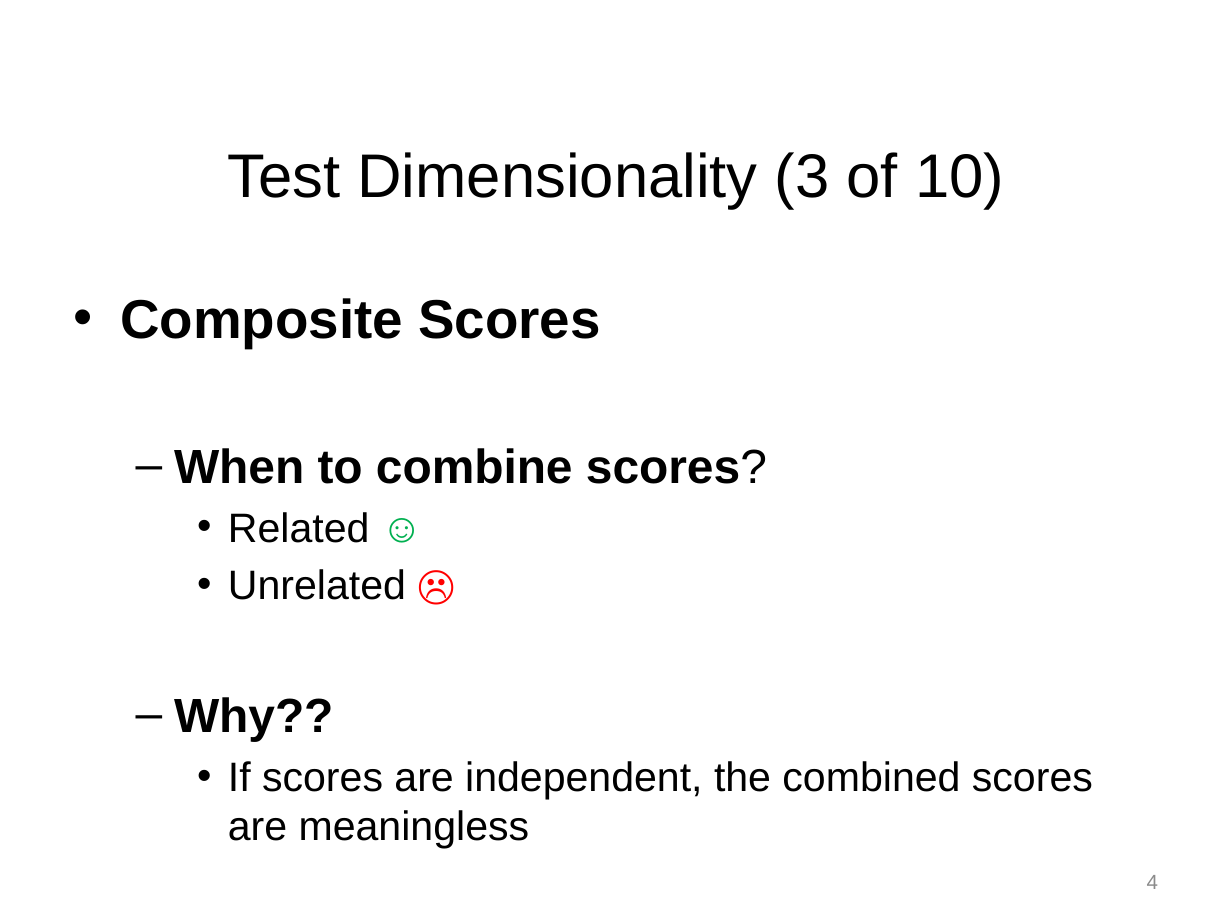
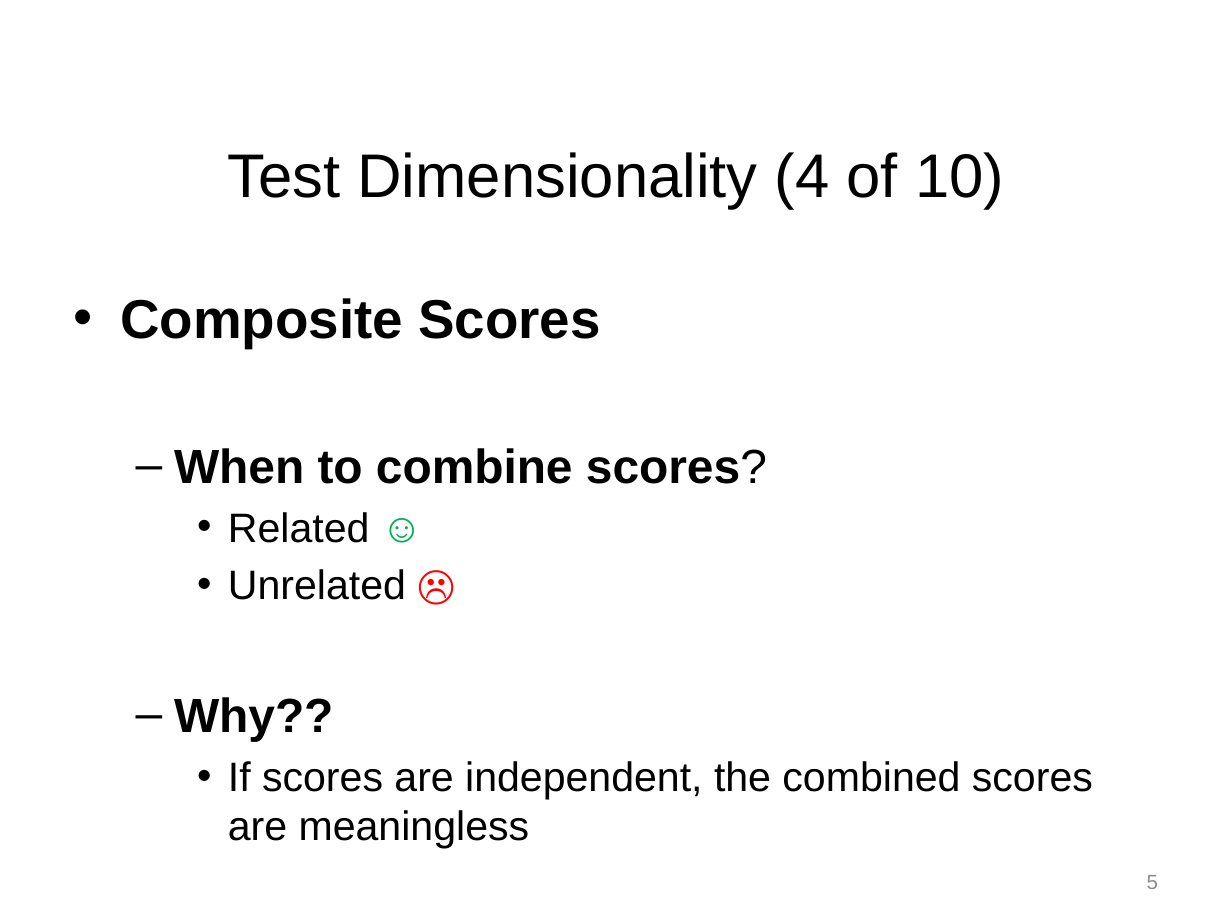
Before and after one commit to npm27/Teaching-Materials, a slide deck: slide 5 of Tests and Eval/Slides/4 Chapter 4 Part 1.pptx (slide 4 before the commit). Drawn at 1232x924 pixels with LibreOffice and Linux fonts; fonts in the diff are those of the drawing. Boxes give left, top, right and bottom in pixels: in the first picture for what was removed or moved away, otherwise in the second. Text is boxed around its words. In the diff, an @@ line names an element or a change of style, - is before the commit and + after.

```diff
--- a/Tests and Eval/Slides/4 Chapter 4 Part 1.pptx
+++ b/Tests and Eval/Slides/4 Chapter 4 Part 1.pptx
@@ title at [227, 152, 1004, 209]: text changed @@
-Test Dimensionality (3 of 10)
+Test Dimensionality (4 of 10)
@@ page number at [1147, 875, 1158, 889]: text changed @@
-4
+5
```
Also in this commit, not shown: 3 other slides changed, 3 other files.
